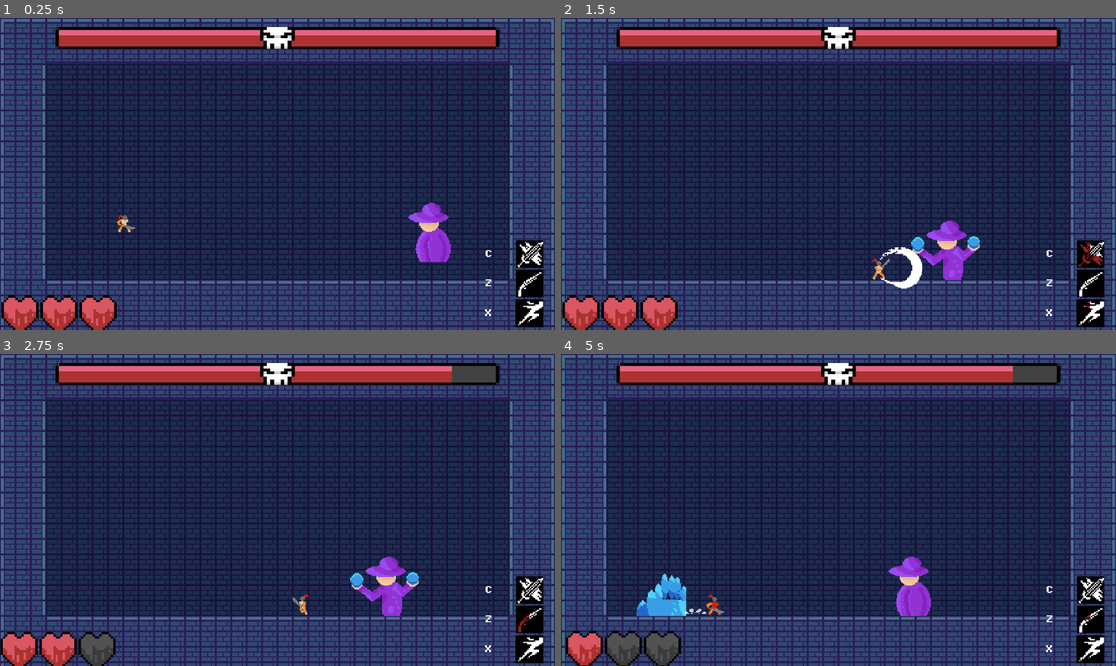
Above: before the commit, frames 1-4 (two rows, left to right).
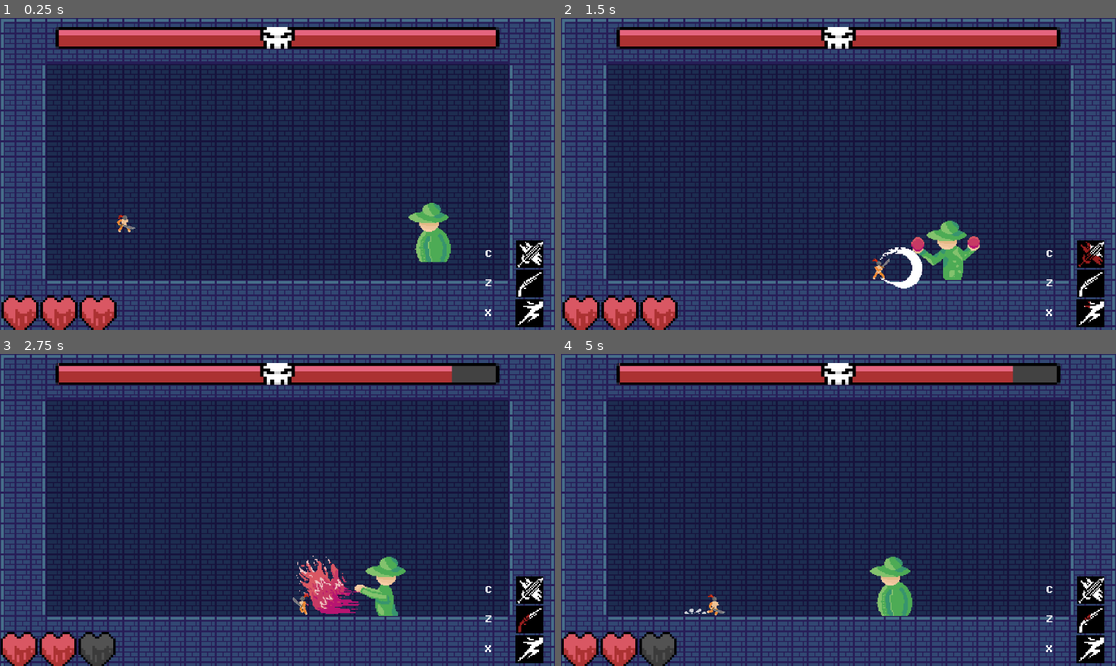
Above: after the commit, the same moments.

Repository: PjotrNik/shefjam
Game: Godot game, scene res://scenes/phase_1_map.tscn
Same seed, same stepped clock (60 frames per second), same inputs: the game is played once before the commit and once after it. This scene is started directly instead of the project's main scene.
Inputs:
- Up to frame 1 (0.25 s): no input
- Up to frame 2 (1.5 s): hold Right (move_right) from 0.53 s (still down); tap X (dash) at 0.6 s; tap Up (jump) at 0.77 s; tap C (melee_attack) at 1.35 s
- Up to frame 3 (2.75 s): tap Up (jump) at 1.52 s; release Right (move_right) at 2.03 s; hold Left (move_left) from 2.03 s (still down); tap Z (ranged_attack) at 2.1 s
- Up to frame 4 (5 s): tap X (dash) at 2.85 s; tap Up (jump) at 3.02, 3.77, 4.52 s; tap C (melee_attack) at 3.6 s; release Left (move_left) at 4.28 s; hold Right (move_right) from 4.28 s (still down); tap Z (ranged_attack) at 4.35 s

The runs differ from the first frame. In frame 1, 0.9% of the frame differs, in the area x 73-82%, y 59-79%; in frame 2, 1.0%; in frame 3, 2.2%; in frame 4, 3.8%, in the area x 0-67%, y 64-100%.

Commit message:
Fixed Phase3 Eye attack bugs

Diff:
--- a/boss.tscn
+++ b/boss.tscn
@@ -236,6 +236,7 @@
 
 [node name="Move_to_centre" type="Node" parent="State_Machine"]
 script = ExtResource("25_ppmbc")
+speed = 0.6
 
 [node name="Boss_Hang" type="Node" parent="State_Machine"]
 script = ExtResource("26_kw08n")
@@ -248,7 +249,7 @@
 [node name="delay" type="Timer" parent="State_Machine/Boss_eyes_phase3"]
 
 [node name="attack_delay" type="Timer" parent="State_Machine/Boss_eyes_phase3"]
-wait_time = 0.2
+wait_time = 0.4
 
 [node name="Boss_water_phase3" type="Node" parent="State_Machine"]
 
--- a/boss_eyes_phase_3.gd
+++ b/boss_eyes_phase_3.gd
@@ -24,8 +24,7 @@
 
 #after lob
 func _on_delay_timeout():
-	Transitioned.emit(self, "Boss_Walk")
-
+	Transitioned.emit(self, "Boss_Hang")
 
 func _on_attack_delay_timeout():
 	if count < 8:
@@ -33,14 +32,14 @@
 		var instance = lob_projectile.instantiate()
 		rng = RandomNumberGenerator.new()
 
-		var target_x = rng.randi_range(0,1100)
-		instance.target_pos = Vector2(target_x ,self.global_position.y)
+		var target_x = rng.randi_range(-300,1400)
+		instance.target_pos = Vector2(target_x, $"../..".global_position.y)
 
-		var peak_x = self.global_position.x + (target_x - self.global_position.x) / 2
-		var peak_y = rng.randi_range(400,1000)
+		var peak_x = $"../..".global_position.x + (target_x - $"../..".global_position.x) / 2
+		var peak_y = rng.randi_range(500,1000)
 		instance.top_arc_pos = Vector2(peak_x,peak_y)
 		$"../..".add_child.call_deferred(instance)
 		$"../..".change_sprites($"../..".get_phase(),"attack")
-		$windup.start()
+		$attack_delay.start()
 	else:
 		$delay.start()
--- a/boss_hang.gd
+++ b/boss_hang.gd
@@ -6,7 +6,9 @@
 var rng
 
 func Exit():
+	$"../..".floating = true
 	$"../..".current_speed = 0
+	$"../..".velocity = Vector2(0,0)
 
 func Enter():
 	$"../..".change_sprites($"../..".get_phase(),"default")
--- a/move_to_centre.gd
+++ b/move_to_centre.gd
@@ -12,8 +12,8 @@
 
 func Enter():
 	start_pos = $"../..".global_position
-	target_pos = Vector2(576,200)
-	top_arc_pos = Vector2((start_pos.x + (target_pos.x - start_pos.x) / 2 ), 0)
+	target_pos = Vector2(576,50)
+	top_arc_pos = Vector2((start_pos.x + (target_pos.x - start_pos.x) / 2 ), 700)
 
 func Update(_delta: float):
 	pass
--- a/scripts/Boss_Walk.gd
+++ b/scripts/Boss_Walk.gd
@@ -55,6 +55,9 @@
 			#tutorial states here
 			pass
 
+	if $"../..".phase == 3:
+		Transitioned.emit(self, "Move_to_centre")
+
 	if player_x_distance > 0:
 		$"../..".direction = 1
 	else:
--- a/scripts/boss.gd
+++ b/scripts/boss.gd
@@ -5,8 +5,9 @@
 var current_speed = 0
 var direction = 0
 var base_sprite_modulate : Color
-var phase = 1
+var phase = 2
 var flash_count = 0
+var floating = false
 
 signal phase_change(phase)
 
@@ -15,7 +16,7 @@
 
 func _physics_process(delta):
 	# Add the gravity.
-	if not is_on_floor():
+	if not is_on_floor() and not floating:
 		velocity += get_gravity() * delta
 
 	velocity.x = current_speed * direction
@@ -38,7 +39,7 @@
 	$PhaseFlashTimer.start(0.2)
 
 func _on_health_manager_health_depleted():
-	if phase == 2:
+	if phase == 3:
 		queue_free()
 	phase_transition(phase)
 	flash_count = 0
